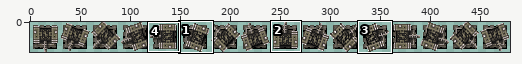
One commit to this sprite sheet: res/turrel.png. The picture above shows the old version from afar; the outline marks the close-up.
Close-up. The starting point:
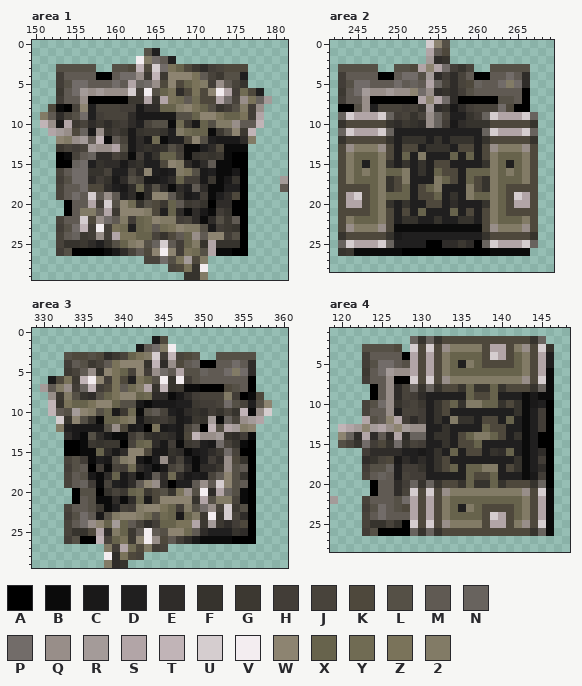
The file is 480x30 pixels. Colours within 5 levels of each other are drawn and written as one. Shown: area 1: x 150..181, y 0..29; area 2: x 242..269, y 0..28; area 3: x 329..360, y 0..29; area 4: x 119..148, y 1..28. The commit also changed other parts of the picture, which this record leaves out.
Palette (. is transparent): A #000000  B #0b0b0b  C #1a1919  D #201f1f  E #2f2c29  F #36332d  G #3c3831  H #423d37  J #48433b  K #4e483c  L #555046  M #605a53  N #68635e  P #726c69  Q #988e89  R #a49b99  S #b2a5a7  T #c1b4b7  U #d5cdcf  V #f3edf0  W #8d8471  X #67634c  Y #706b53  Z #7a735a  2 #827b66
Pixels before, area 1, first column x 151:
 1 .............LD................
 2 ............V2PMD..............
 3 ..LLLLL..LLKTKUPZXKGEHJKKK.....
 4 ..HMMMMAAMPPQGTGWWWZMJGLLD.....
 5 ..HLPPMMMPMSNPQKWKXZ2HQMJF.....
 6 ..GMPRQRQQQUHVLXZEKZKWVSHYKD...
 7 ..HMMQAAAAAGGSFSZYMYKKSPJQZNR..
 8 .KBAJWDJJJHHCEEXX2WZXLFHL2HQ...
 9 2MEJLPDHJJJECCCCCLLXWWZXXZHS...
10 TQCSGJEGEGHEDJLLBYGCXL22QMMT...
11 .SRQKNCQFHFCFGGFD2YXXBGLWGT....
12 ..W2QRMTBMJCECYBDDKWLDCCCE2....
13 ..GJHJRQQSLCEFEFLHBBDEKBBB.....
14 ..ABJMNEEJGBHDFXXJBFGFGBAA.....
15 ..AANPDFEECEFDDKW2ECEMBBAA.....
16 ..JMPPFFJDDJEWDCD2ZLCDBBCA.....
17 ..HLPPEHFCELJCCDEXHHCGBCFA....R
18 ..JMMPKKEDCEXELEBEDMEBBDDA....M
19 ..JMPMUMQMDEBEWWMFCDHBDEKA.....
20 ...AMMSHULWYFLKGXMGHFAEEAA.....
21 ...AM22MSGWWW2KDXEBECBHFAA.....
22 ..JMMUKQPM2HXYW22HJEBELGMA.....
23 ..HLPTHVHZYDXYMYZW22LCHGFA.....
24 ..JMNGHQHSZZXXJFKMXQMWWHLA.....
25 ..JFFGEDFLX2WLNUMHX2FSFFFA.....
26 ..HLAAAABCEJMKWVWHZYLSBBAA.....
27 .............JJPLZRK2..........
28 ................JKZFV..........
29 ..................FF2..........
Pixels before, area 2, first column x 243:
 0 ...........UWL...........
 1 ...........SMK...........
 2 ...........REF...........
 3 LLLLL..LLKSWSPHFJ..LLLLL.
 4 HMMMMAAMPPLREHEJMAAMMPME.
 5 HLPPMMMPMNMSNJEJKNMMP2PE.
 6 GMPRQQRQQWPQEFEHLMMMMMMA.
 7 HMMQAAAAAASWSPEAAAAALLMA.
 8 AALQDJJJHJFREFCEHJJJPKAA.
 9 NUSSSUNHJFJQNJDDFHNUSSSUN
10 FKKKKKFEGFEQNHCEFFFKKKKKF
11 NUSSSUNDDDDDDDDDDDNUSSSUN
12 FKKKKKFDFFFDFDFFFDFKKKKKF
13 KQ222QKDKKDFFFDKKDKQ222QK
14 K2XXX2KDXD2DDDXDXDK2XXX2K
15 K2XDX2FDFDFDKKDDDDF2XDX2K
16 K2X2X2XX2DFDXKKDXXX2X2X2K
17 K2XXX2FK2DDD2XKDXKF2XXX2K
18 KKKKX2FKXDKX2DDD2KF2XKKKK
19 KSUKX2XXXDKKXDFD2XX2XKUSK
20 KSSKX2FDFDDKKDEDDDF2XKSSK
21 KKKKX2KDKDXDDDXDKDK2XKKKK
22 K2XXX2KDFFDDFDDFFDK2XXX2K
23 KQ222QKBBBBBBBBBBBKQ222QK
24 FKKKKKFCDDDDDDDDDDFKKKKKF
25 NUSSSUNDDDDAAEEGEANUSSSUN
26 FGBBBBBBAAAAAAAAAAABBBBB.
Pixels before, area 3, first column x 330:
 1 ..............CK.............
 2 ............CMP2V............
 3 ...LKKLKEGJXZ2UHTJKL..LLLLL..
 4 ...HMLGJMZWWWFTEQKMNAAMMPME..
 5 ...GJMQFWZXJWHQPMSLLNMMP2PE..
 6 .CKZGTVWHZKDZXLVFVHLMMMMMMA..
 7 RM2QHNTHKZMY2SFTFGBBAAAKLMA..
 8 .QG2LFELXZWWXYEEBCEHJJJ2HABK.
 9 .TFZXXZWWXLLCBCCCDDGHHJPLJDLW
10 .TMLRW2LXCGYBLMJDCEFEHFJFTBQU
11 ..UFWLFBXXZ2CFGHFCDGFRBNJQRS.
12 ..2DCCCCLQKCDAZCDCJMATLSR2W..
13 ...ECBLECBBHLFEFECKTQQRFEHB..
14 ...AABGFGGAJXYECHBGHDCPJFBA..
15 ...AABBXECEWWKCCFEBCDEGPJAA..
16 ...JLHBDCL2WCBDQEJDBDHEQKFA..
17 ...HLMAHBJHYEDBCJLEBEEGQLMA..
18 ...JMLCBEXCEBDMEYECDCJMWLFA..
19 ...JMNHBJDCEMWQEADDMQMUWLMA..
20 ....ALLAFJGXYGKLFZQLVESNLBA..
21 ....AMLBBEBEXCKWWWWFSL22JBA..
22 ...JMMLGBDJH2WWZXH2LPQJUGLA..
23 ...HLPMCL2WW2YLYXCX2GVGUJEA..
24 ...JMPQWXRXMJEHXXZZSGRGEHKA..
25 ...JFFKSE2XGMVMLWWYMEDDDFEA..
26 ...HLAATJXZGWVQKMHECBBBBAAA..
27 ........2HSYK2HJ.............
28 ........VEZKJ................
29 ........2EF..................
Pixels before, area 4, first column x 119:
 2 ..........NFNFKKKKKKKKKKKFN.
 3 ....LLLLK.UKUKQ2222KSSK2QKUF
 4 ....HMMMMASKSK2XXXXKUSKX2KSD
 5 ....HLPPMLSKSK2XD2XKKKKX2KSD
 6 ....GMPRQQSKSK2XXXXXXXXX2KSB
 7 ....HMMQAAUKUKQ222222222QKUB
 8 .....AMQEJNFNFKKFXFFXFKKKFNB
 9 .....AMQEJHEDDDDDXKKXDDDBCBB
10 ....JLPQFHJGDFKXF22XXFKFBCDA
11 ....JMMQDJJHDFKDDDDDDDDFBDHA
12 ....SLMWSHEHDFD2FFDKKDXDBDHA
13 .TSRWRSQWRQQDDFDDDDXKKDDBDHA
14 .WNESEMESENNDFFDKX22XKDFBDAA
15 .LJFPHKFPFJHDDFDKKXDDDDDBDAA
16 ....HEEEEDDCDFDXDKKDFEXDBDEA
17 ....EFJKCEDEDFKDDDDDDDDFBDHA
18 ....HLLNDHHFDFKXDXX22DKFBDEA
19 ....JMNMDJHHDDDDDXKKXDDDBCHA
20 .....AMMEHNFNFKKFXFFXFKKKFNA
21 .....AMMEJUKUKQ222222222QKUB
22 R...JMMMLPSKSK2XXXXXXXXX2KSB
23 ....HLPMLKSKSK2XD2XKKKKX2KSB
24 ....JMPMMMSKSK2XXXXKUSKX2KSB
25 ....JFFJFAUKUKQ2222KSSK2QKUB
26 ....HLAAAANFNFKKKKKKKKKKKFNB
New version:
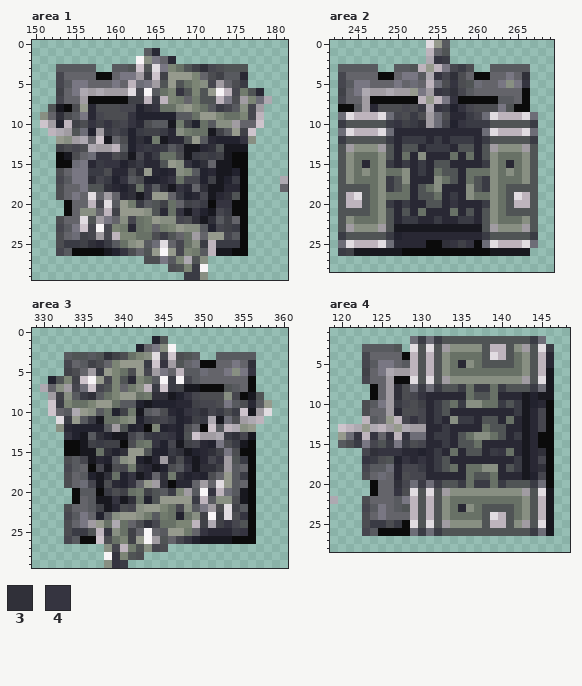
Colours new in this view: 3 #303039  4 #353440
The exact change:
colour 2: #827b66 -> #888f82
colour A: #000000 -> #0b0b0b
colour B: #0b0b0b -> #18181f
colour C: #1a1919 -> #22222e
colour D: #201f1f -> #292834
colour F: #36332d -> #3a3b44
colour G: #3c3831 -> #404147
colour H: #423d37 -> #46464e
colour J: #48433b -> #4c4d51
colour K: #4e483c -> #505455
colour L: #555046 -> #585a5f
colour M: #605a53 -> #64646a
colour N: #68635e -> #6d6d77
colour P: #726c69 -> #797783
colour Q: #988e89 -> #a19ca2
colour R: #a49b99 -> #aea9b1
colour S: #b2a5a7 -> #beb4bd
colour T: #c1b4b7 -> #cec4cc
colour U: #d5cdcf -> #e1dce1
colour V: #f3edf0 -> #f8f5f7
colour W: #8d8471 -> #969a8d
colour X: #67634c -> #687166
colour Y: #706b53 -> #717b6d
colour Z: #7a735a -> #7c8575
Changed rows in their new state; - is a pixel that keeps its letter.
Area 1:
first column x 153:
 3 ------------------3-----
 6 ---------------4--------
 8 -----------34-----------
 9 3--------4--------------
10 ----4-4--4--------------
12 ----------3------------4
13 ----------4-4------3----
14 -----44-----------------
15 ------44-3------4-3-----
16 ----------3-------------
17 ----3---4-----4---------
18 ------3--3-4-3-4--3-----
19 ---------3-4---------3--
20 --------------------44--
21 ---------------4-4------
22 -----------------3-3----
25 ----3-------------------
26 --------4---------------
Area 2:
first column x 250:
 2 -----4-----------
 4 -----4-3--------3
 5 -------4--------4
 6 -----4-3---------
 7 -------4---------
 8 -----4--4--------
10 4--3----4--------
first column x 257:
20 4
first column x 256:
25 34-4
Area 3:
first column x 333:
 3 -----3------------------
 4 ------------4----------3
 5 -----------------------4
 8 ---3-------33--4--------
10 ---------------4-3------
13 4---3------4-4-------3--
14 -----------4------------
15 -----3-3------3---3-----
16 -------------3-----4----
17 ---------3-----4-33-----
18 -----3--4---3-3---------
19 --------4---3-----------
20 ------------------4-----
21 ------4-3---------------
23 ----------------------4-
24 ----------3---------4---
25 -----4-----------4----4-
26 ---------------4--------
28 ------4-----------------
29 ------4-----------------
Area 4:
first column x 122:
 8 -----3------------------
 9 -----3--4---------------
12 -------4----------------
14 4-4-4-4-----------------
16 --3444------------4----3
17 -4----4-4---------------
18 -----------------------3
20 -----3------------------
21 -----4------------------
Changed places in both close-ups, as pixel boxes (x1, y1, x2, y2):
changed: (40, 48, 288, 280)
changed: (338, 40, 538, 256)
changed: (40, 336, 272, 568)
changed: (330, 336, 554, 536)
